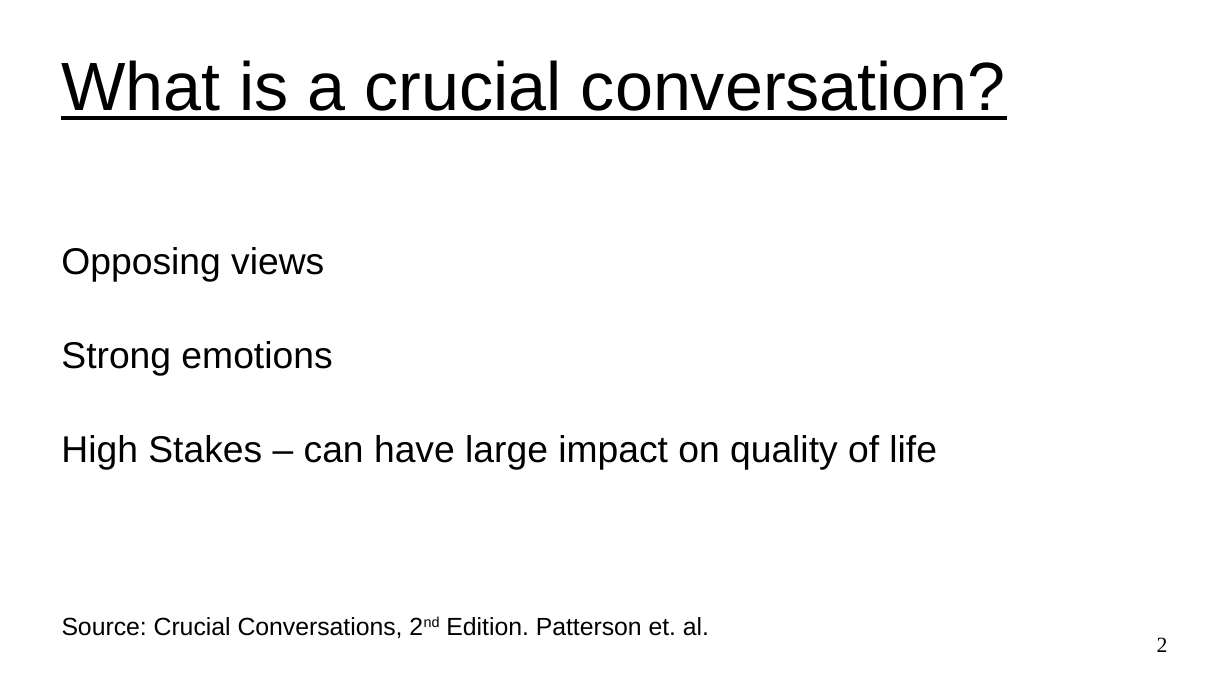
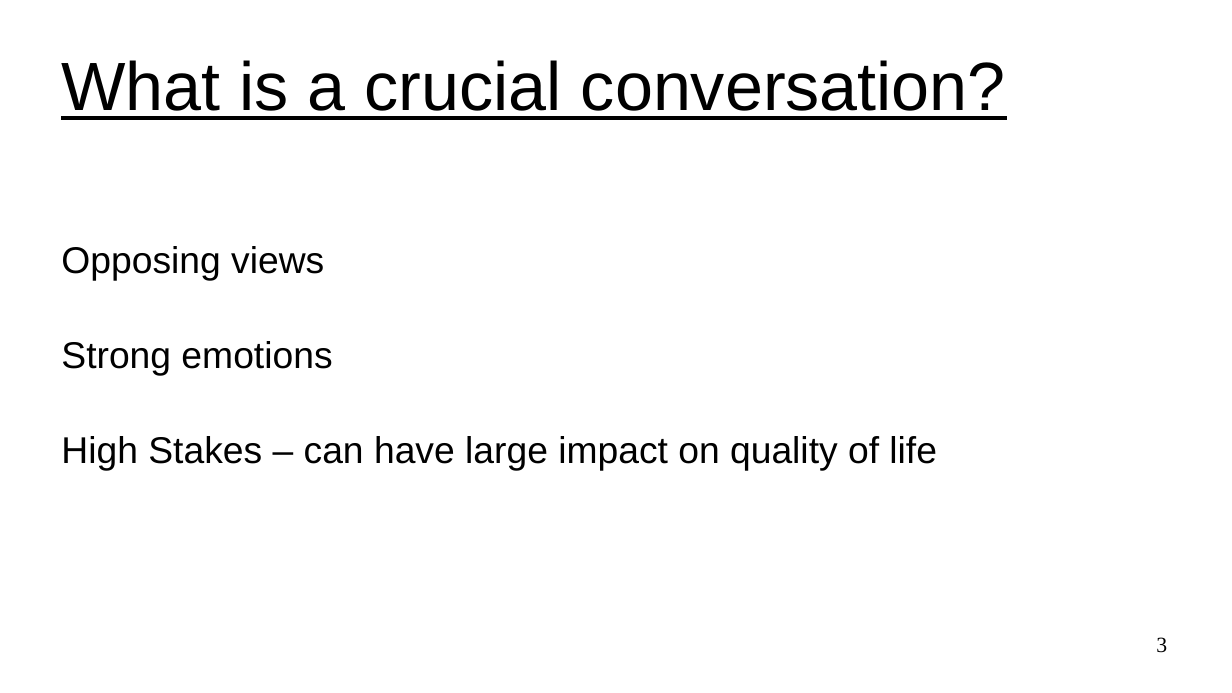
Before and after one commit to UVADS/ds6011, a slide deck: slide 3 of 05_crucial_conversations.ppt (slide 2 before the commit). Drawn at 1232x693 pixels with LibreOffice and Linux fonts; fonts in the diff are those of the drawing. Boxes give left, top, right and bottom in pixels: in the first picture for what was removed or moved away, otherwise in the second. Text is boxed around its words. In the diff, an @@ line names an element or a change of style, - is before the commit and + after.

```diff
--- a/05_crucial_conversations.ppt
+++ b/05_crucial_conversations.ppt
@@ text removed at [62,617,709,639] @@
-Source: Crucial Conversations, 2nd Edition. Patterson et. al.
@@ page number at [1156,637,1167,653]: text changed @@
-2
+3
```
Also in this commit, not shown: 1 other slide changed, 1 slide added, 1 other file.
